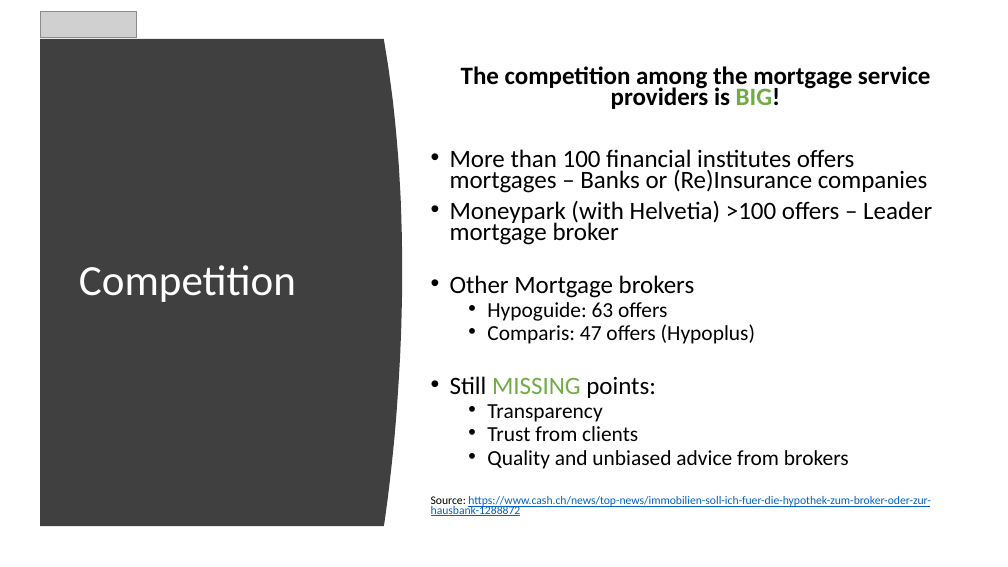
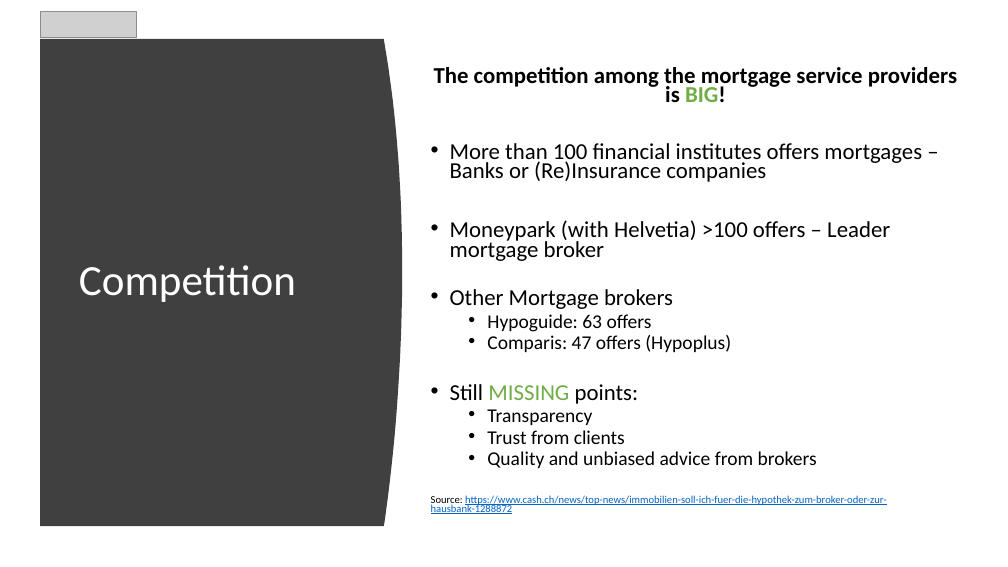
Before and after one commit to AgileBusinessAnalysis/09_TEAM, a slide deck: slide 5 of Final Pitch/FinalPitch_Happy Mortgage_V1.0.pptx. Drawn at 1008x567 pixels with LibreOffice and Linux fonts; fonts in the diff are those of the drawing; grey boxes stand for pictures. Boxes give left, top, right and bottom in pixels: in the first picture for what was removed or moved away, otherwise in the second. Text is boxed around its words. In the diff, an @@ line names an element or a change of style, - is before the commit and + after.

```diff
--- a/Final Pitch/FinalPitch_Happy Mortgage_V1.0.pptx
+++ b/Final Pitch/FinalPitch_Happy Mortgage_V1.0.pptx
@@ text "The competition among the mortgage ..." at box(431, 67, 957, 514): size 23.8 to 21.7 pt in "The competition among the mortgage service providers ...", "More than 100 financial institutes offers mortgages ...", "Moneypark (with Helvetia) >100 offers – Leader ...", "Other Mortgage brokers" and 1 more places; size 20.4 to 18.6 pt in "Hypoguide: 63 offers", "Comparis: 47 offers (Hypoplus)", "Transparency", "Trust from clients" and 1 more places; size 11.1 to 10.1 pt in "Source: https://www.cash.ch/news/top-news/immobilien-soll-ic ..." @@
```
Also in this commit, not shown: 1 other slide changed, 1 other file.
